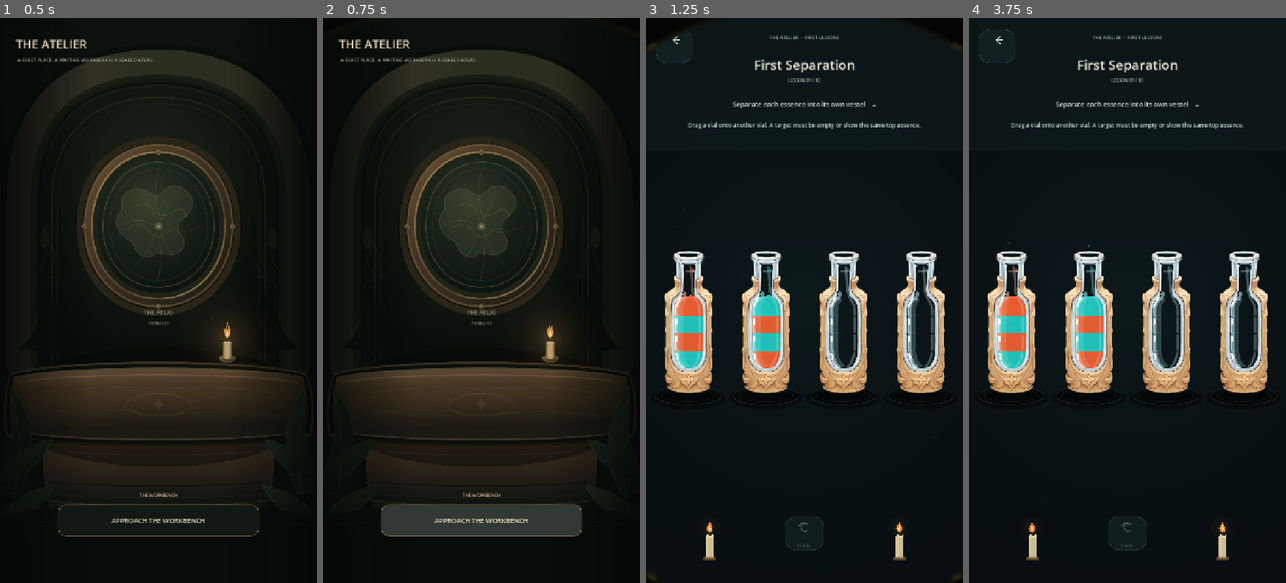
Above: before the commit, frames 1-4 (left to right).
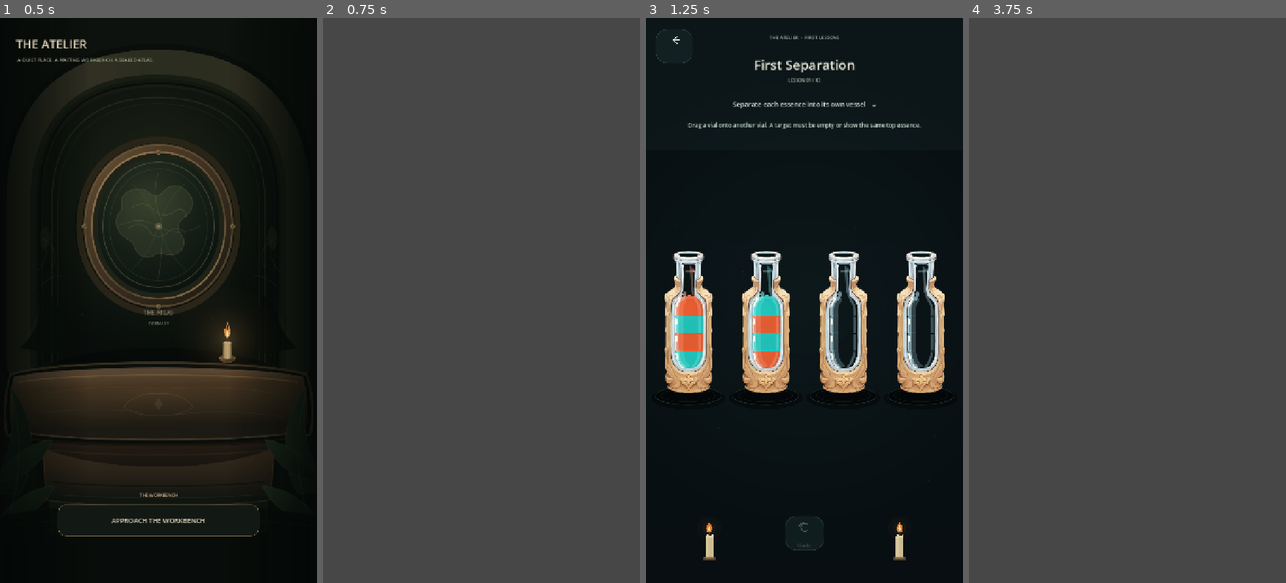
Above: after the commit, the same moments.

Repository: Kryodo/spell-sort-game
Game: Godot game, scene res://scenes/atelier_hub.tscn
Same seed, same stepped clock (60 frames per second), same inputs: the game is played once before the commit and once after it.
Inputs (mouse positions are in pixels of both pictures, inside the frame that each line leads up to):
- Up to frame 1 (0.5 s): no input
- Up to frame 2 (0.75 s): click "APPROACH THE WORKBENCH" at 0.5 s
- Up to frame 3 (1.25 s): no input
- Up to frame 4 (3.75 s): click (997, 46) at 1.25 s; click (1127, 102) at 2 s, where only the run before the commit has a clickable "Separate each essence into it…"; click (1257, 373) at 2.75 s, where only the run before the commit has a clickable "×"; click (1127, 520) at 3.5 s, where only the run after the commit has a clickable "APPROACH THE WORKBENCH"

Frame 1 is identical in both runs. In frame 2, 96% of the frame differs, in the area x 0-100%, y 0-100%; in frame 3, 0.2%; in frame 4, 99%.

Commit message:
Simplify scene transitions to subtle zoom

Diff:
--- a/scripts/atelier_guided_sorting.gd
+++ b/scripts/atelier_guided_sorting.gd
@@ -64,13 +64,7 @@
 func _return_to_world() -> void:
 	if is_animating:
 		return
-	# Reverse the focal handoff: the board closes, then the Atelier returns
-	# around the workbench area.
-	SceneTransition.transition_to(
-		ATELIER_SCENE,
-		Vector2(0.50, 0.52),
-		Vector2(0.50, 0.70)
-	)
+	SceneTransition.transition_to(ATELIER_SCENE)
 
 
 func _save_progress_flag(flag_name: String) -> void:
--- a/scripts/atelier_hub.gd
+++ b/scripts/atelier_hub.gd
@@ -373,13 +373,7 @@
 
 
 func _change_scene(scene_path: String) -> void:
-	# The workbench is the visual origin; the sorting board opens around its
-	# central play area. SceneTransition owns the reusable screen-space effect.
-	SceneTransition.transition_to(
-		scene_path,
-		Vector2(0.50, 0.70),
-		Vector2(0.50, 0.52)
-	)
+	SceneTransition.transition_to(scene_path)
 
 
 func _make_label(
--- a/scripts/scene_transition.gd
+++ b/scripts/scene_transition.gd
@@ -1,12 +1,12 @@
 extends CanvasLayer
 
-const TRANSITION_SHADER := preload("res://shaders/scene_transition.gdshader")
-const OPEN_RADIUS := 1.04
-const CLOSED_RADIUS := 0.0
-const DEFAULT_DURATION := 0.92
+const DEFAULT_DURATION := 0.42
+const HANDOFF_SCALE := Vector2(1.018, 1.018)
+const HANDOFF_MODULATE := Color(0.955, 0.955, 0.955, 1.0)
+const VEIL_COLOR := Color(0.008, 0.014, 0.011, 1.0)
+const VEIL_PEAK_ALPHA := 0.075
 
 var _overlay: ColorRect
-var _material: ShaderMaterial
 var _transition_active := false
 
 
@@ -14,27 +14,16 @@
 	layer = 100
 	process_mode = Node.PROCESS_MODE_ALWAYS
 
-	_material = ShaderMaterial.new()
-	_material.shader = TRANSITION_SHADER
-
 	_overlay = ColorRect.new()
 	_overlay.name = "SceneTransitionOverlay"
 	_overlay.set_anchors_and_offsets_preset(Control.PRESET_FULL_RECT)
-	_overlay.color = Color.WHITE
-	_overlay.material = _material
+	_overlay.color = Color(VEIL_COLOR.r, VEIL_COLOR.g, VEIL_COLOR.b, 0.0)
 	_overlay.mouse_filter = Control.MOUSE_FILTER_IGNORE
 	_overlay.visible = false
 	add_child(_overlay)
 
-	_set_aperture_radius(OPEN_RADIUS)
 
-
-func transition_to(
-	scene_path: String,
-	source_focus: Vector2 = Vector2(0.5, 0.5),
-	destination_focus: Vector2 = Vector2(0.5, 0.5),
-	duration: float = DEFAULT_DURATION
-) -> void:
+func transition_to(scene_path: String, duration: float = DEFAULT_DURATION) -> void:
 	if _transition_active:
 		return
 	if not ResourceLoader.exists(scene_path):
@@ -42,72 +31,109 @@
 		return
 
 	_transition_active = true
+	var outgoing_scene := get_tree().current_scene as Control
+	if is_instance_valid(outgoing_scene):
+		_prepare_scene_root(outgoing_scene)
+
 	_overlay.visible = true
 	_overlay.mouse_filter = Control.MOUSE_FILTER_STOP
-	_set_focus(source_focus)
-	_set_aperture_radius(OPEN_RADIUS)
+	_set_veil_alpha(0.0)
 
-	var close_tween := create_tween()
+	var safe_duration := maxf(0.20, duration)
+	var close_duration := safe_duration * 0.43
+	var open_duration := safe_duration * 0.57
+
+	# A barely perceptible push-in on the outgoing scene. The warm veil only
+	# darkens enough to soften the actual scene replacement beneath it.
+	var close_tween := create_tween().set_parallel(true)
+	if is_instance_valid(outgoing_scene):
+		close_tween.tween_property(
+			outgoing_scene,
+			"scale",
+			HANDOFF_SCALE,
+			close_duration
+		).set_trans(Tween.TRANS_CUBIC).set_ease(Tween.EASE_IN)
+		close_tween.tween_property(
+			outgoing_scene,
+			"modulate",
+			HANDOFF_MODULATE,
+			close_duration
+		).set_trans(Tween.TRANS_CUBIC).set_ease(Tween.EASE_IN)
 	close_tween.tween_method(
-		_set_aperture_radius,
-		OPEN_RADIUS,
-		CLOSED_RADIUS,
-		maxf(0.12, duration * 0.46)
-	).set_trans(Tween.TRANS_CUBIC).set_ease(Tween.EASE_IN)
+		_set_veil_alpha,
+		0.0,
+		VEIL_PEAK_ALPHA,
+		close_duration
+	).set_trans(Tween.TRANS_SINE).set_ease(Tween.EASE_IN_OUT)
 	await close_tween.finished
 
-	# The screen is fully covered here. Move the aperture to the destination
-	# before replacing the scene, so the reveal feels like one continuous handoff.
-	_set_focus(destination_focus)
+	# Both scenes meet at the same slight zoom, avoiding a visible jump at swap.
 	var change_error: Error = get_tree().change_scene_to_file(scene_path)
 	if change_error != OK:
 		push_error(
 			"SpellSort could not open scene %s (error %d)." % [scene_path, change_error]
 		)
-	else:
-		await get_tree().process_frame
+		await _restore_outgoing_scene(outgoing_scene, open_duration)
+		return
 
-	var open_tween := create_tween()
+	await get_tree().process_frame
+	var incoming_scene := get_tree().current_scene as Control
+	if is_instance_valid(incoming_scene):
+		_prepare_scene_root(incoming_scene)
+		incoming_scene.scale = HANDOFF_SCALE
+		incoming_scene.modulate = HANDOFF_MODULATE
+
+	# The incoming scene settles back to its natural size as the veil lifts.
+	var open_tween := create_tween().set_parallel(true)
+	if is_instance_valid(incoming_scene):
+		open_tween.tween_property(
+			incoming_scene,
+			"scale",
+			Vector2.ONE,
+			open_duration
+		).set_trans(Tween.TRANS_CUBIC).set_ease(Tween.EASE_OUT)
+		open_tween.tween_property(
+			incoming_scene,
+			"modulate",
+			Color.WHITE,
+			open_duration
+		).set_trans(Tween.TRANS_SINE).set_ease(Tween.EASE_OUT)
 	open_tween.tween_method(
-		_set_aperture_radius,
-		CLOSED_RADIUS,
-		OPEN_RADIUS,
-		maxf(0.12, duration * 0.54)
-	).set_trans(Tween.TRANS_CUBIC).set_ease(Tween.EASE_OUT)
+		_set_veil_alpha,
+		VEIL_PEAK_ALPHA,
+		0.0,
+		open_duration
+	).set_trans(Tween.TRANS_SINE).set_ease(Tween.EASE_IN_OUT)
 	await open_tween.finished
 
+	_finish_transition()
+
+
+func _prepare_scene_root(scene_root: Control) -> void:
+	var viewport_size := get_viewport().get_visible_rect().size
+	if viewport_size.x > 0.0 and viewport_size.y > 0.0:
+		scene_root.pivot_offset = scene_root.size * 0.5
+	scene_root.scale = Vector2.ONE
+
+
+func _set_veil_alpha(alpha: float) -> void:
+	if not is_instance_valid(_overlay):
+		return
+	_overlay.color = Color(VEIL_COLOR.r, VEIL_COLOR.g, VEIL_COLOR.b, clampf(alpha, 0.0, VEIL_PEAK_ALPHA))
+
+
+func _restore_outgoing_scene(scene_root: Control, duration: float) -> void:
+	var recovery_tween := create_tween().set_parallel(true)
+	if is_instance_valid(scene_root):
+		recovery_tween.tween_property(scene_root, "scale", Vector2.ONE, duration)
+		recovery_tween.tween_property(scene_root, "modulate", Color.WHITE, duration)
+	recovery_tween.tween_method(_set_veil_alpha, VEIL_PEAK_ALPHA, 0.0, duration)
+	await recovery_tween.finished
+	_finish_transition()
+
+
+func _finish_transition() -> void:
+	_set_veil_alpha(0.0)
 	_overlay.visible = false
 	_overlay.mouse_filter = Control.MOUSE_FILTER_IGNORE
 	_transition_active = false
-
-
-func _set_focus(focus: Vector2) -> void:
-	var viewport_size := get_viewport().get_visible_rect().size
-	if viewport_size.x <= 0.0 or viewport_size.y <= 0.0:
-		return
-
-	var normalized_focus := Vector2(
-		clampf(focus.x, 0.0, 1.0),
-		clampf(focus.y, 0.0, 1.0)
-	)
-	var focus_pixels := normalized_focus * viewport_size
-	var corners: Array[Vector2] = [
-		Vector2.ZERO,
-		Vector2(viewport_size.x, 0.0),
-		viewport_size,
-		Vector2(0.0, viewport_size.y)
-	]
-	var farthest_corner := 0.0
-	for corner in corners:
-		farthest_corner = maxf(farthest_corner, focus_pixels.distance_to(corner))
-
-	_material.set_shader_parameter("aperture_center", normalized_focus)
-	_material.set_shader_parameter("screen_aspect", viewport_size.x / viewport_size.y)
-	_material.set_shader_parameter(
-		"corner_radius",
-		maxf(0.001, farthest_corner / viewport_size.y)
-	)
-
-
-func _set_aperture_radius(radius: float) -> void:
-	_material.set_shader_parameter("aperture_radius", radius)
--- a/shaders/scene_transition.gdshader
+++ /dev/null
@@ -1,39 +0,0 @@
-shader_type canvas_item;
-
-uniform float aperture_radius : hint_range(0.0, 1.1) = 1.04;
-uniform vec2 aperture_center = vec2(0.5, 0.5);
-uniform float screen_aspect = 0.5625;
-uniform float corner_radius = 0.637;
-uniform vec4 veil_color : source_color = vec4(0.012, 0.020, 0.017, 1.0);
-
-void fragment() {
-	vec2 delta = (UV - aperture_center) * vec2(screen_aspect, 1.0);
-	float distance_from_focus = length(delta) / max(corner_radius, 0.001);
-
-	// The scene remains visible inside the aperture; a soft edge and etched
-	// brass ticks ride its boundary as it closes and opens.
-	float cover = smoothstep(
-		aperture_radius - 0.006,
-		aperture_radius + 0.006,
-		distance_from_focus
-	);
-	float ring_distance = abs(distance_from_focus - aperture_radius);
-	float ring = 1.0 - smoothstep(0.003, 0.020, ring_distance);
-
-	float angle = atan(delta.y, delta.x);
-	float tick_sector = 0.5235988;
-	float tick_angle = mod(angle + tick_sector * 0.5, tick_sector) - tick_sector * 0.5;
-	float tick = 1.0 - smoothstep(0.010, 0.026, abs(tick_angle));
-	float ring_strength = ring * (0.14 + 0.34 * tick);
-
-	vec3 brass = vec3(0.68, 0.51, 0.29);
-	vec3 color = mix(veil_color.rgb, brass, ring_strength * 0.52);
-	float alpha = max(cover, ring * (0.16 + 0.34 * tick));
-
-	// At the fully closed point, cover every pixel with the veil.
-	if (aperture_radius <= 0.001) {
-		alpha = 1.0;
-	}
-
-	COLOR = vec4(color, alpha);
-}
Not shown, changed: docs/atelier-opening-prototype.md
